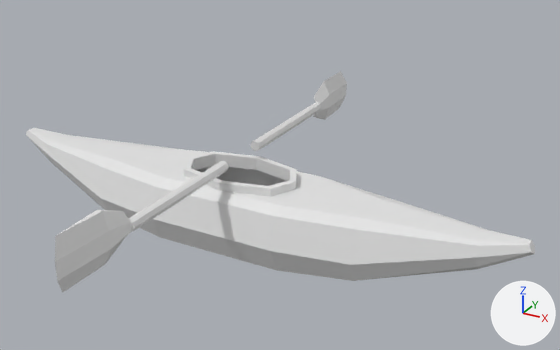
An edit to the Blender file Assets/Assets/kayak.blend, drawn before and after from the same camera.
One viewpoint serves both versions: a 50 mm camera at (2.57, -4.11, 2.65) aimed at (0.25, 0.11, 0.54). Lighting does not change. The marker at lower right points along +X, +Y and +Z.

Names of what the first picture shows: 'Kayak', 'PaddleLeft', 'PaddleRight'.
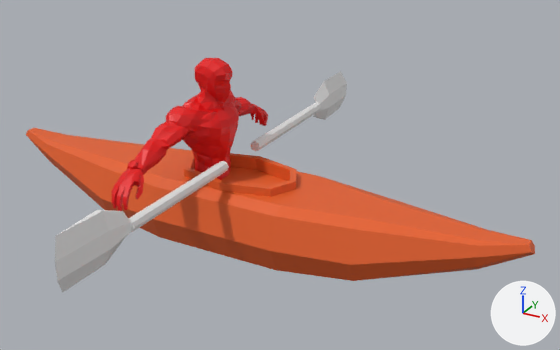
Boxes [x1, y1, x2, y2] around the edits, measured in the pictures (560 x 350 px):
'Char', added (red): after [112, 58, 268, 211]
part 1 of me_kayak, built on: before [257, 156, 296, 189]; after [222, 156, 296, 189]
part 2 of me_kayak, recoloured (white to orange): [26, 128, 535, 281] in both

Diff of the bpy script that builds the scene:
```diff
--- a/Assets/Assets/kayak.blend.py
+++ b/Assets/Assets/kayak.blend.py
@@ mat_material_001 @@
+mat_material_001 = principled_material('Material.001')
+mat_material_001.base_color = (0.8, 0.119, 0.0213)  # orange #e76128
@@ mat_material @@
+mat_material = principled_material('Material')
+mat_material.base_color = (0.8, 0.0, 0.000753)  # red #e70002
@@ me_kayak @@
 # used by ob_kayak; location = (0.0, 0.0, 0.0); rotation_euler = (1.571, 0.0, 0.0), in degrees (90, 0, 0)
-me_kayak.from_pydata(...)  # 150 vertices, 142 faces; spans x -1.97..1.97, y 0.0..0.58, z -0.4..0.4
+me_kayak.from_pydata(...)  # 154 vertices, 149 faces; spans x -1.97..1.97, y 0.0..0.58, z -0.4..0.4
+# me_kayak part 1
+# 5 faces are deleted
+# 4 vertices are added at (0.05, 0.58, -0.25), (0.05, 0.58, -0.21), (0.37, 0.58, 0.02), (0.0, 0.49, 0.0)
+# 12 new faces join them
+# me_kayak part 2: 137 faces spanning x -1.97..1.97, y 0.0..0.58, z -0.4..0.4 switch from no material to mat_material_001 (orange #e76128)
@@ me_plane_000 @@
+me_plane_000.from_pydata(...)  # 957 vertices, 952 faces; spans x -0.87..0.89, y -0.15..1.32, z 0.05..0.41
+me_plane_000.materials.append(mat_material)  # red #e70002
@@ ob_char @@
+ob_char = bpy.data.objects.new('Char', me_plane_000)
+ob_char.location = (0.0, 0.0, 0.0)
+ob_char.rotation_euler = (1.571, 0.0, -1.571)  # degrees (90, 0, -90)
```
